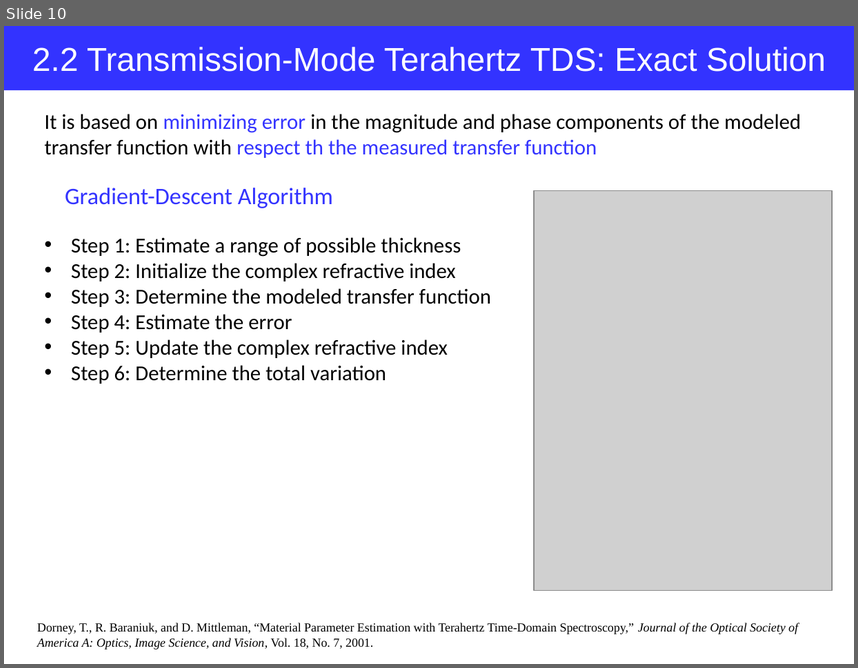
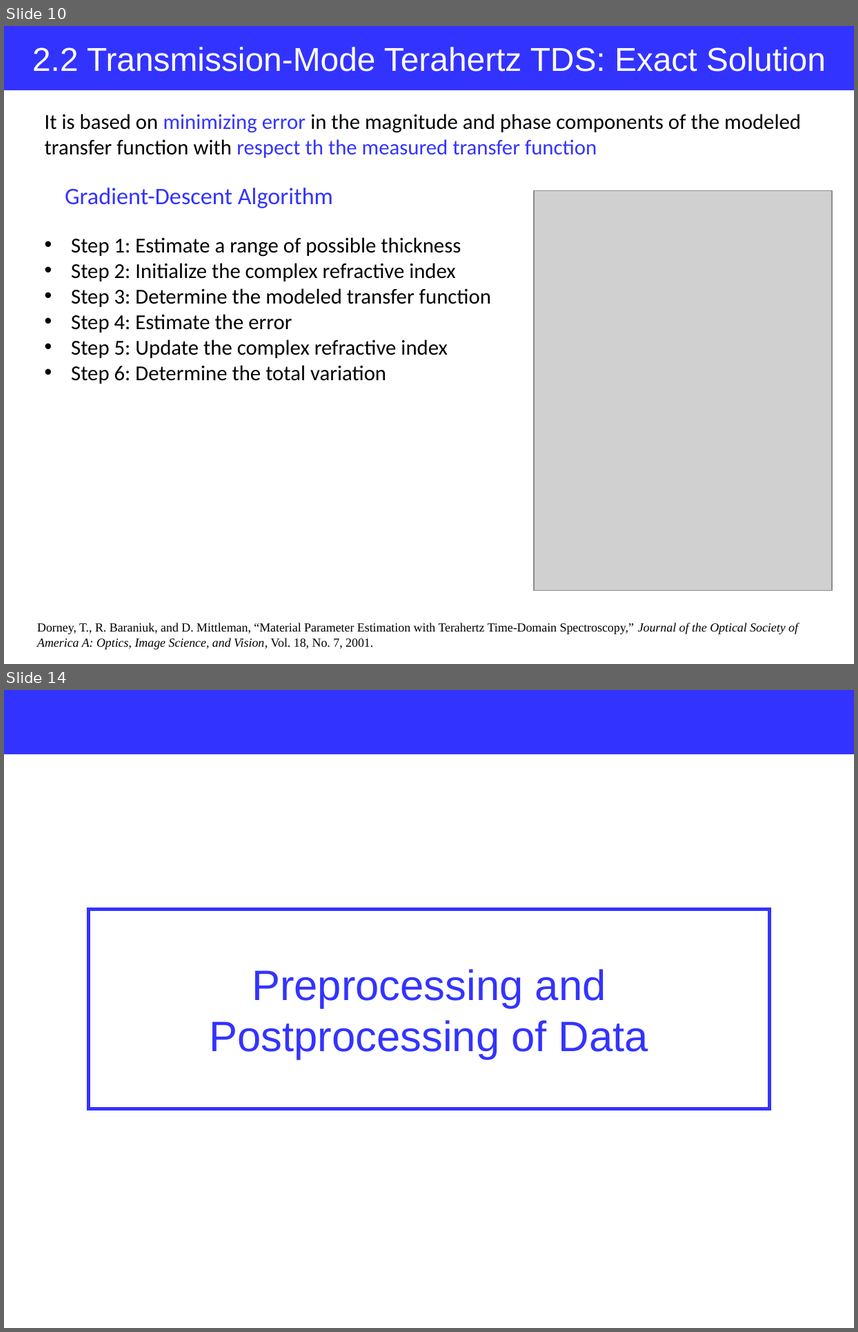
Before and after one commit to jglee96/NBTP_Lab, a slide deck: Terahertz Metrology/Ch2/Terahertz Metrology_Ch2.pptx. Shown one above the other, each under a label of ours: slide 10 before the commit, slides 10 and 14 after it; the slides between them are not shown. The pictures are 858x668 and 858x1332 pixels, drawn with LibreOffice and Linux fonts; fonts in the diff are those of the drawing; grey boxes stand for pictures. Boxes give left, top, right and bottom in pixels: in the first picture for what was removed or moved away, otherwise in the second. Text is boxed around its words. In the diff, an @@ line names an element or a change of style, - is before the commit and + after.

```diff
--- a/Terahertz Metrology/Ch2/Terahertz Metrology_Ch2.pptx
+++ b/Terahertz Metrology/Ch2/Terahertz Metrology_Ch2.pptx
@@ slide 14 added at (4,690,854,1328), background #FFFFFF @@
@@ rectangle added at (4,690,854,755), fill #3333FF @@
@@ rectangle added at (88,909,770,1109), outline #3333FF 3 pt, 36 pt, text #3333FF @@
+Preprocessing and
+Postprocessing of Data
```
Also in this commit, not shown: 2 slides changed, 6 other slides added, 11 other files.
